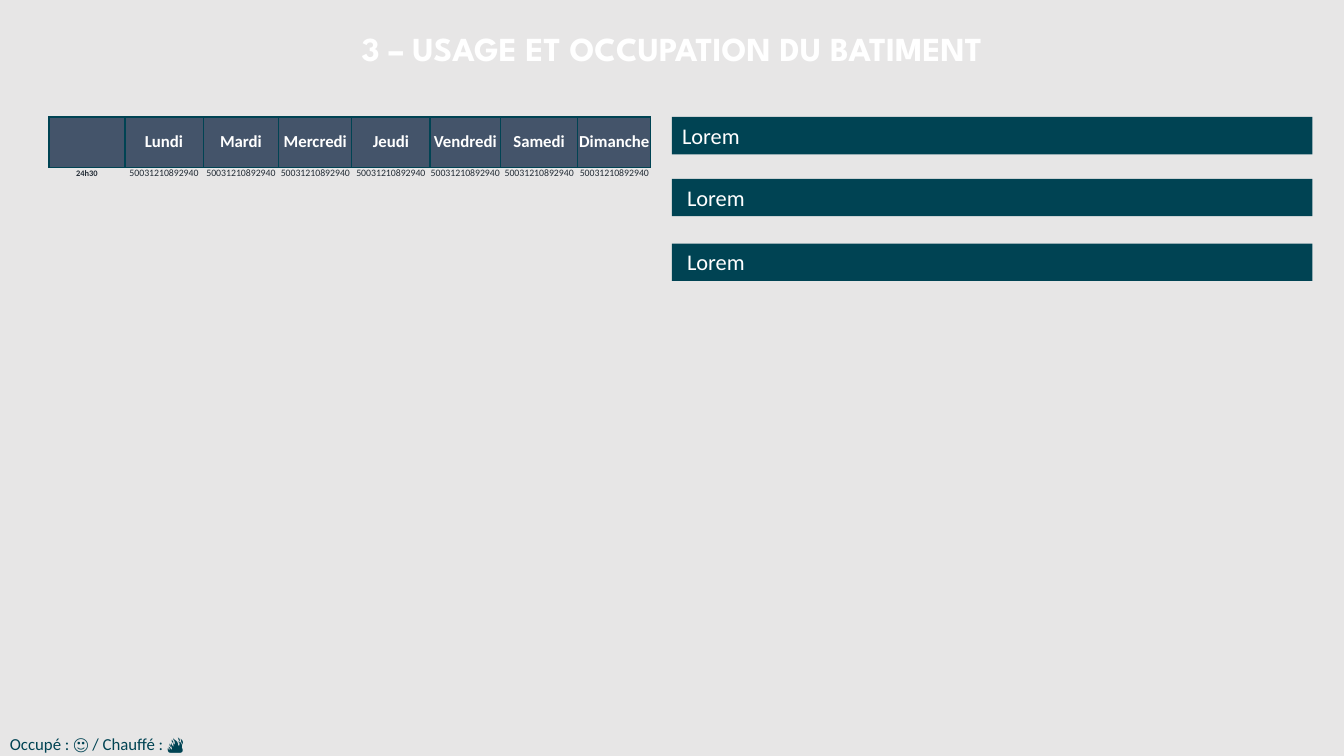
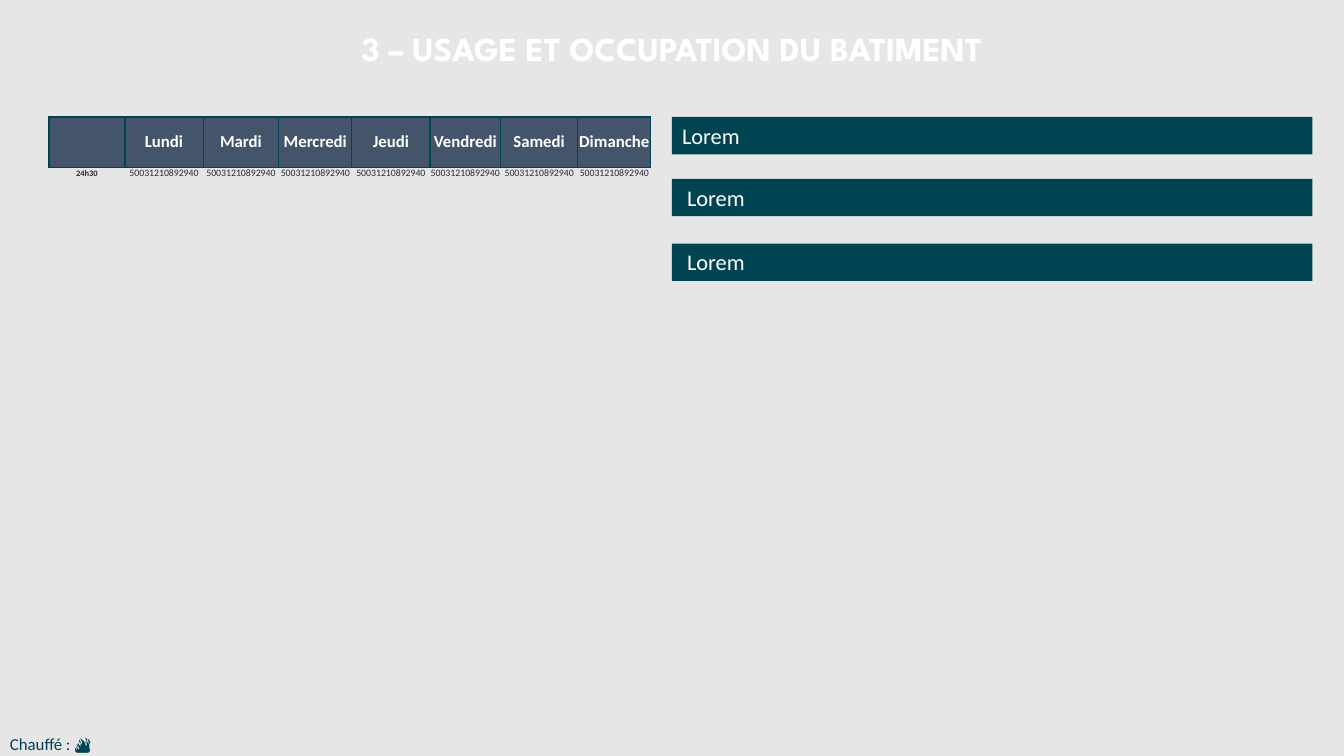
Before and after one commit to sigsieml/super-cep, a slide deck: slide 4 of app/src/main/assets/powerpointvierge.pptx. Drawn at 1344x756 pixels with LibreOffice and Linux fonts; fonts in the diff are those of the drawing; background and template pictures are left out. Boxes give left, top, right and bottom in pixels: in the first picture for what was removed or moved away, otherwise in the second. Text is boxed around its words. In the diff, an @@ line names an element or a change of style, - is before the commit and + after.

```diff
--- a/app/src/main/assets/powerpointvierge.pptx
+++ b/app/src/main/assets/powerpointvierge.pptx
@@ text at [10,738,62,750]: text changed @@
-Occupé : 🙂 / Chauffé : 🔥
+Chauffé : 🔥
```
Also in this commit, not shown: 4 other slides changed, 1 slide added, 1 slide removed, 3 other files.
